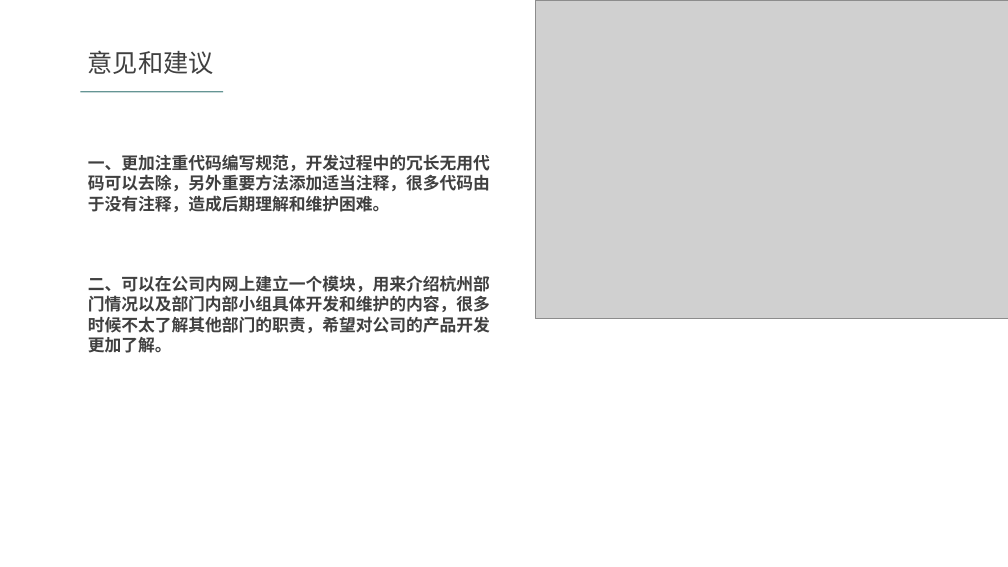
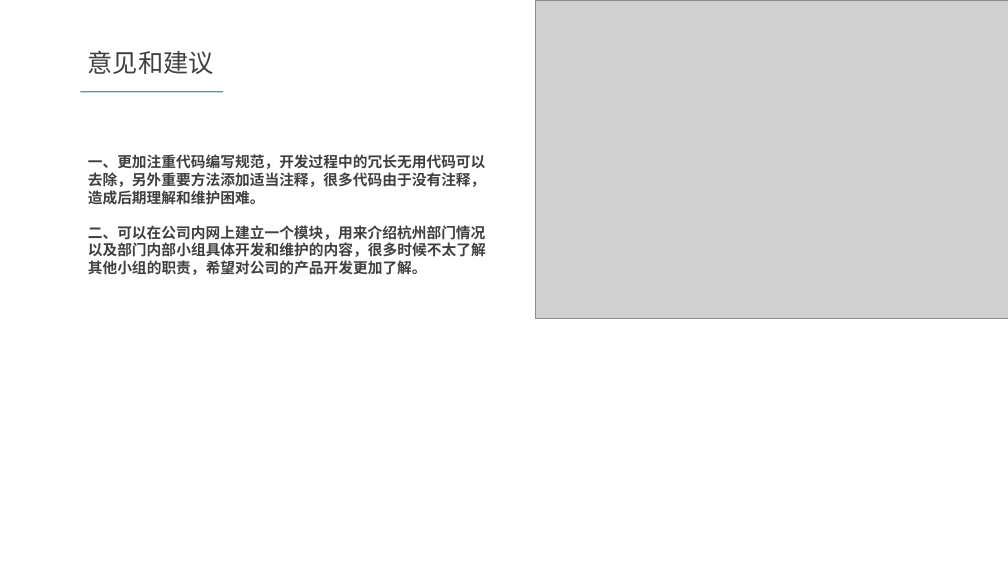
Before and after one commit to gs-wlzhou/FormalDefense, a slide deck: slide 23 of 转正答辩.pptx (slide 22 before the commit). Drawn at 1008x567 pixels with LibreOffice and Linux fonts; fonts in the diff are those of the drawing; grey boxes stand for pictures. Boxes give left, top, right and bottom in pixels: in the first picture for what was removed or moved away, otherwise in the second. Text is boxed around its words. In the diff, an @@ line names an element or a change of style, - is before the commit and + after.

```diff
--- a/转正答辩.pptx
+++ b/转正答辩.pptx
@@ text at [88, 154, 486, 205]: size 16 to 14 pt in "一、更加注重代码编写规范，开发过程中的冗长无用代码可以去除，另外重要方法添加适当注释，很多代码由于没有注释，造成后期理解 ..." @@
@@ text at [88, 225, 486, 275]: text changed; size 16 to 14 pt @@
-二、可以在公司内网上建立一个模块，用来介绍杭州部门情况以及部门内部小组具体开发和维护的内容，很多时候不太了解其他部门的职责，希望对公司的产品开发更加了解。
+二、可以在公司内网上建立一个模块，用来介绍杭州部门情况以及部门内部小组具体开发和维护的内容，很多时候不太了解其他小组的职责，希望对公司的产品开发更加了解。
```
Also in this commit, not shown: 11 other slides changed, 1 slide added.
